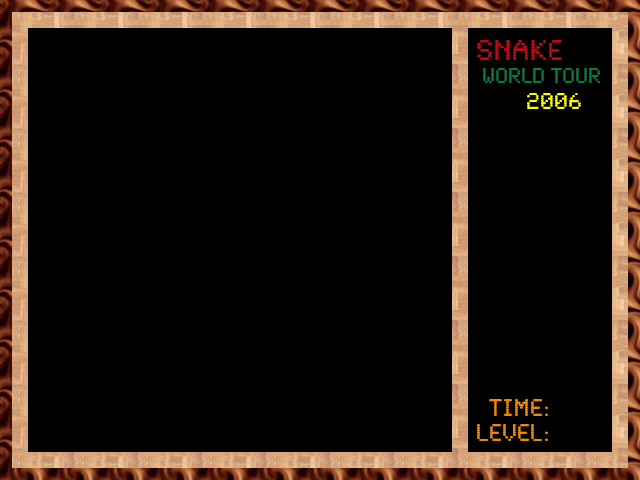
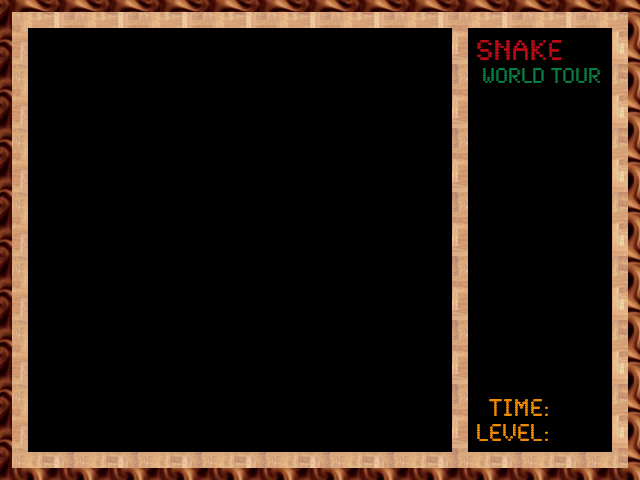
Layered file, before and after one edit (640 x 480). Changes by layer:
added layer "Cover 2006" above "Level:" over left=527, top=93, right=581, bottom=109
